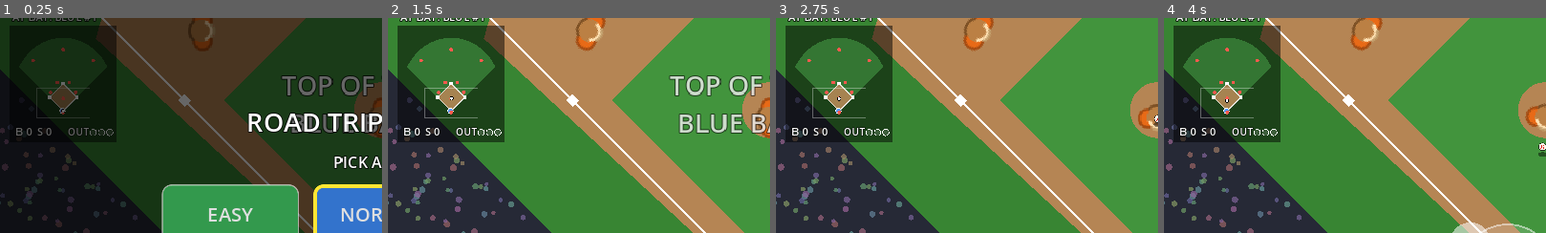
Above: before the commit, frames 1-4 (left to right).
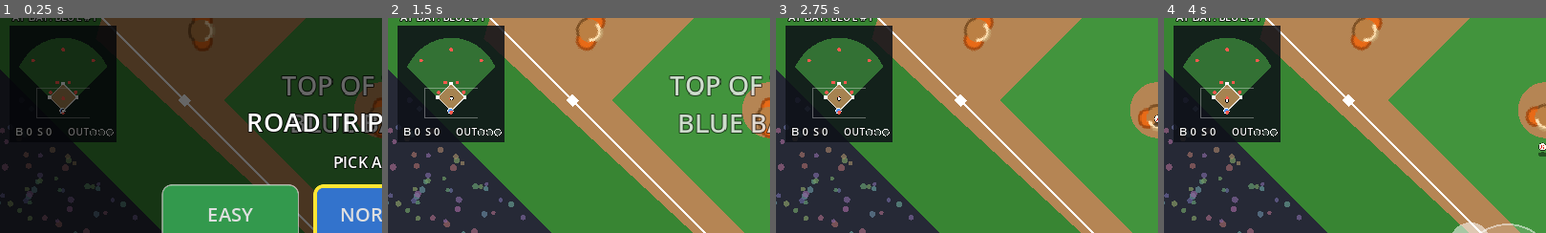
Above: after the commit, the same moments.

Repository: Kirmalo/road-trip-baseball
Game: Godot game, scene res://main.tscn
The game is run twice, just before and just after one commit, with the same random seed, the same clock (stepped at 60 frames per second) and the same inputs.
Inputs (mouse positions are % of the whole screen's width and height, from its top left):
- Up to frame 1 (0.25 s): no input
- Up to frame 2 (1.5 s): click "EASY" at 0.5 s; tap Enter at 1.25 s; move the mouse to (72, 45) at 1.27 s; hold D from 1.28 s (still down); tap J at 1.35 s; click (72, 45) at 1.42 s
- Up to frame 3 (2.75 s): tap Space at 1.52 s; release D at 2 s; drag from (30, 55) to (45, 70) at 2.02 s
- Up to frame 4 (4 s): move the mouse to (60, 28) at 2.77 s; hold D 2.78-3.5 s; tap 1 at 2.85 s; tap Space at 3.5 s; drag from (45, 70) to (20, 35) at 3.52 s
The pictures show only the part of the screen within x 0-50%, y 11-61%; the shares and areas given below are measured in that part.

The runs differ from the first frame. In frame 1, less than 0.1% of the frame differs, in the area x 28-31%, y 3-8%; in frame 2, 7.8%, in the area x 2-31%, y 3-58%; in frame 3, 7.8%; in frame 4, 7.8%.

Commit message:
Mini-map: opaque background so field text doesn't show through
Co-Authored-By: Claude Opus 5.5 <noreply@anthropic.com>
Claude-Session: https://claude.ai/code/session_01K8WPuaLY5ntaKqKiFmwy7x

Diff:
--- a/scripts/hud.gd
+++ b/scripts/hud.gd
@@ -36,7 +36,7 @@
 
 func _draw_minimap() -> void:
 	var r := Rect2(16, 92, MAP_W, MAP_H + 34)
-	draw_rect(r, Color(0, 0, 0, 0.5))
+	draw_rect(r, Color(0.05, 0.06, 0.09, 0.85))
 	# the field: walls, infield, bases
 	var fan := PackedVector2Array()
 	for i in 91:
